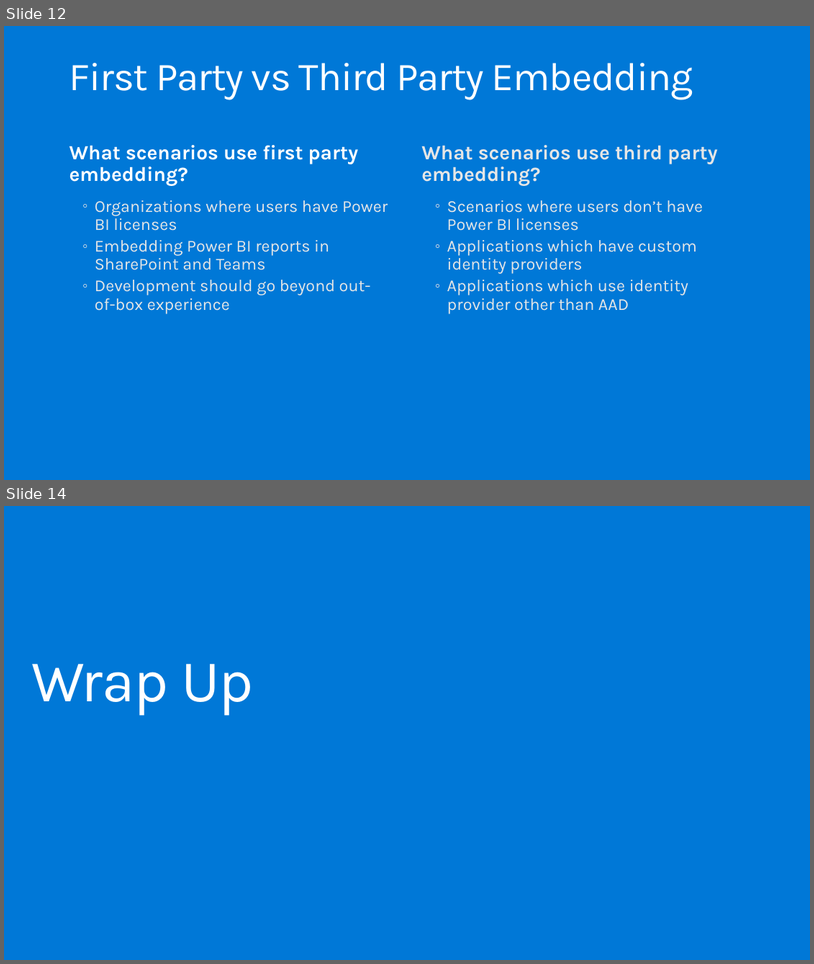
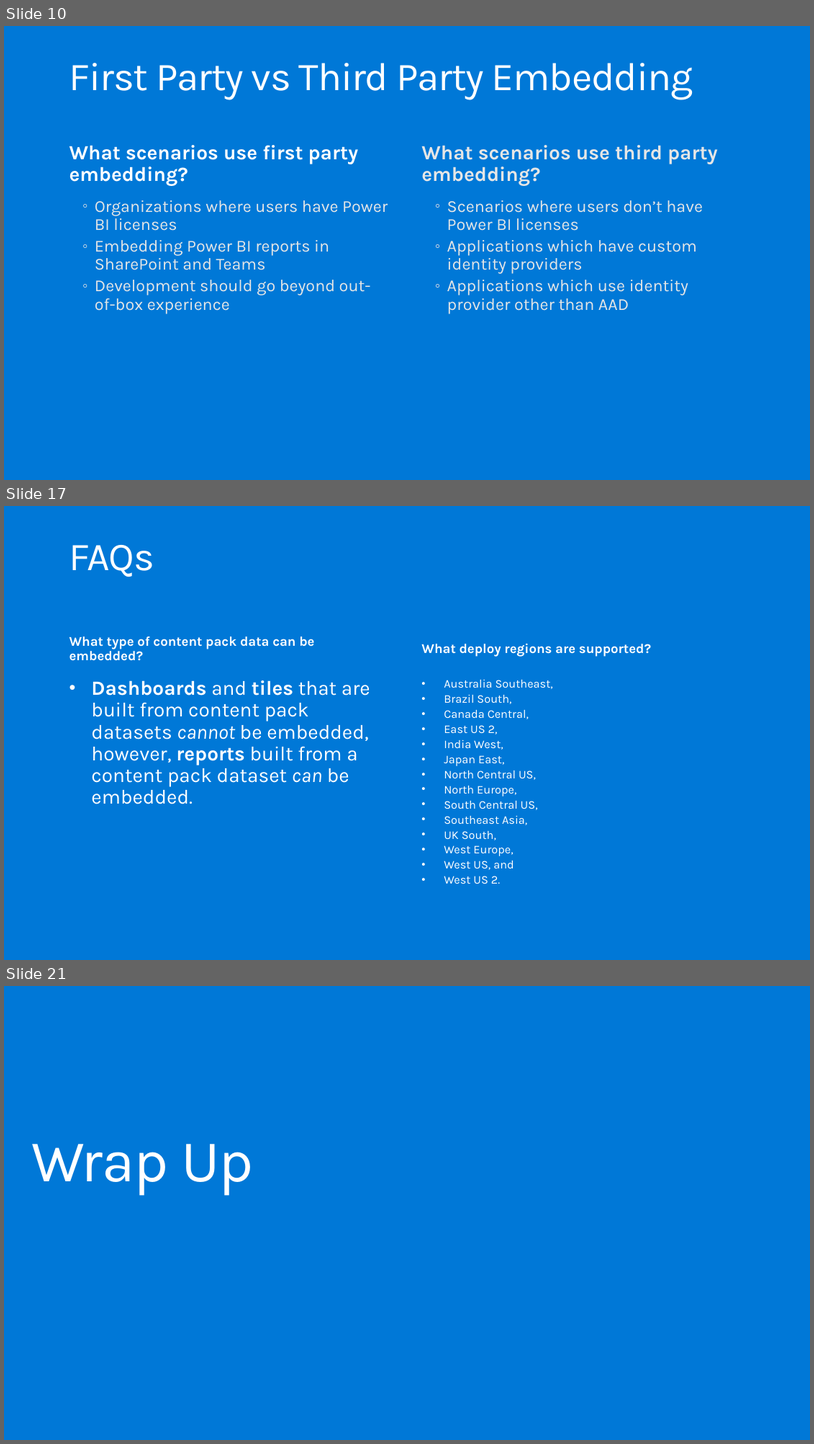
Before and after one commit to hnc198/AzurePowerBI, a slide deck: Hands-on Modules/Embedding/1. What is Power BI Embedded.pptx. Shown one above the other, each under a label of ours: slides 12 and 14 before the commit, slides 10, 17 and 21 after it; the slides between them are not shown. The pictures are 814x964 and 814x1444 pixels, drawn with LibreOffice and Linux fonts; fonts in the diff are those of the drawing. Boxes give left, top, right and bottom in pixels: in the first picture for what was removed or moved away, otherwise in the second. Text is boxed around its words. In the diff, an @@ line names an element or a change of style, - is before the commit and + after.

```diff
--- a/Hands-on Modules/Embedding/1. What is Power BI Embedded.pptx
+++ b/Hands-on Modules/Embedding/1. What is Power BI Embedded.pptx
@@ slide 17 added at (4, 506, 810, 960), background #0078D7 @@
@@ title added at (70, 545, 154, 577), 47 pt, text #FFFFFF @@
+FAQs
@@ text added at (70, 636, 314, 661), 16 pt, text #FFFFFF, bold @@
+What type of content pack data can be embedded?
@@ text added at (422, 643, 651, 656), 16 pt, text #FFFFFF, bold @@
+What deploy regions are supported?
@@ text added at (91, 680, 370, 804), 24 pt, text #FFFFFF @@
+• Dashboards and tiles that are built from content pack datasets cannot be embedded, however, reports built from a content pack dataset can be embedded.
@@ text added at (444, 680, 553, 883), 14 pt, text #FFFFFF @@
+• Australia Southeast,
+• Brazil South,
+• Canada Central,
+• East US 2,
+• India West,
+• Japan East,
+• North Central US,
+• North Europe,
+• South Central US,
+• Southeast Asia,
+• UK South,
+• West Europe,
+• West US, and
+• West US 2.
@@ what was slide 12 is now slide 10 @@
@@ what was slide 14 is now slide 21 @@
```
Also in this commit, not shown: 7 slides changed, 7 other slides added, 1 slide removed, 4 other files.
